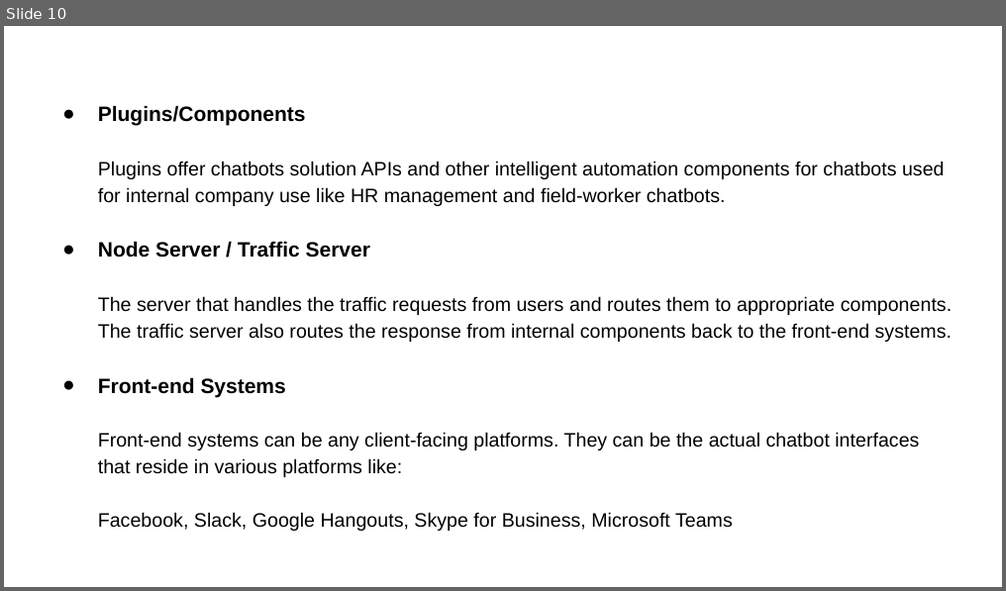
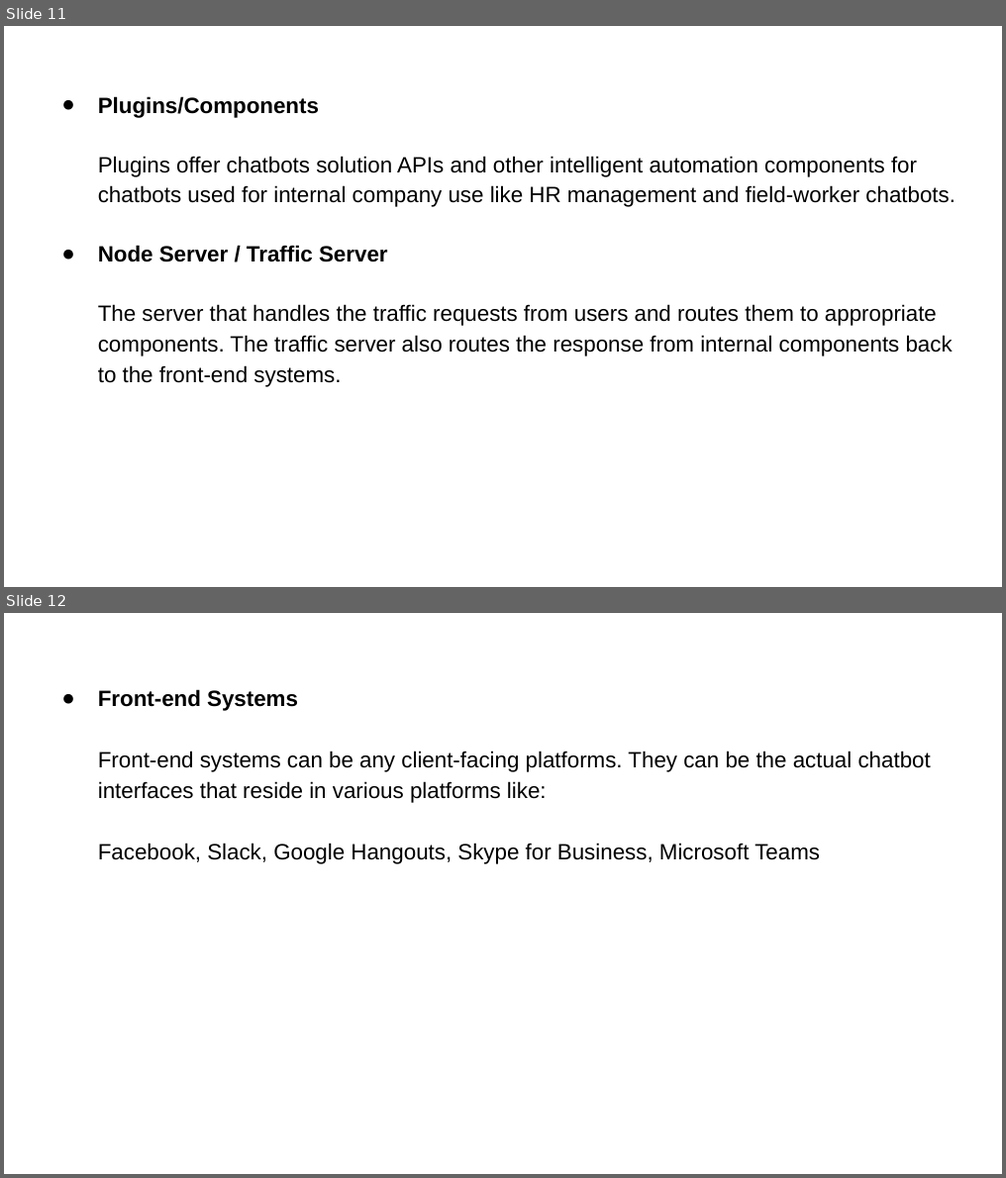
Before and after one commit to saurabhjojare/Chatbot-Response-System, a slide deck: Chatbot Response System.pptx. Shown one above the other, each under a label of ours: slide 10 before the commit, slides 11 and 12 after it. The pictures are 1006x591 and 1006x1178 pixels, drawn with LibreOffice and Linux fonts; fonts in the diff are those of the drawing. Boxes give left, top, right and bottom in pixels: in the first picture for what was removed or moved away, otherwise in the second. Text is boxed around its words. In the diff, an @@ line names an element or a change of style, - is before the commit and + after.

```diff
--- a/Chatbot Response System.pptx
+++ b/Chatbot Response System.pptx
@@ slide 12 added at (x1=4, y1=613, x2=1002, y2=1174), background #FFFFFF @@
@@ text added at (x1=98, y1=689, x2=931, y2=864), 16 pt, text #000000 @@
+● Front-end Systems
+Front-end systems can be any client-facing platforms. They can be the actual chatbot interfaces that reside in various platforms like:
+Facebook, Slack, Google Hangouts, Skype for Business, Microsoft Teams
@@ what was slide 10 is now slide 11 @@
@@ slide 11 changed as well @@
@@ text "Plugins/Components" moved from (x1=98, y1=105, x2=951, y2=531) to (x1=98, y1=96, x2=955, y2=387) @@
@@ text "Plugins/Components" at (x1=98, y1=96, x2=955, y2=387): size 15 to 16 pt in "Plugins/Components", "Node Server / Traffic Server"; size 14 to 16 pt in "Plugins offer chatbots solution APIs and other ...", "The server that handles the traffic requests ..."; indent changed @@
@@ text at (x1=98, y1=377, x2=919, y2=531): paragraphs removed @@
-● Front-end Systems
-Front-end systems can be any client-facing platforms. They can be the actual chatbot interfaces that reside in various platforms like:
-Facebook, Slack, Google Hangouts, Skype for Business, Microsoft Teams
```
Also in this commit, not shown: 12 other slides changed, 2 other slides added, 1 other file.
